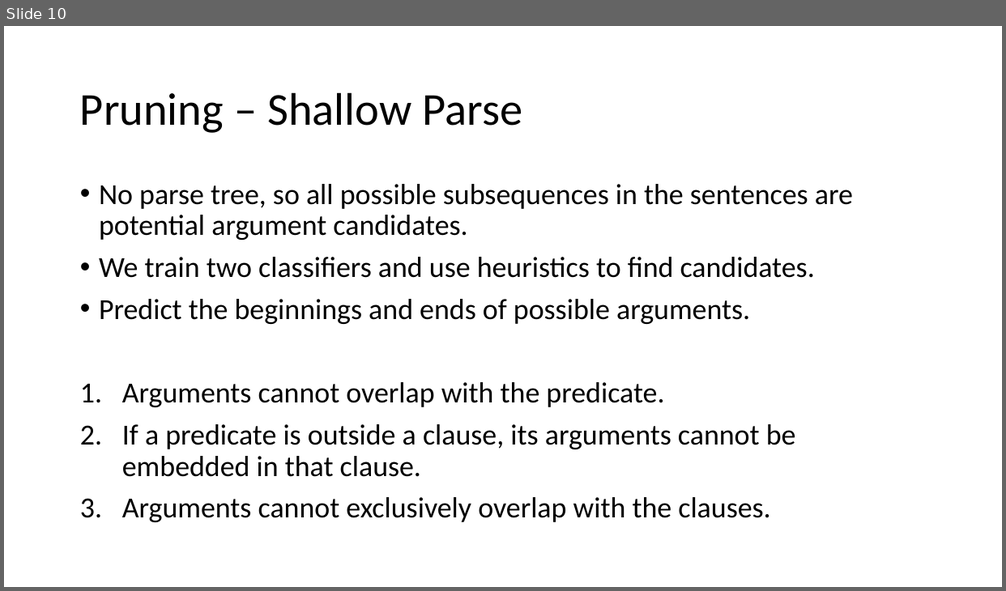
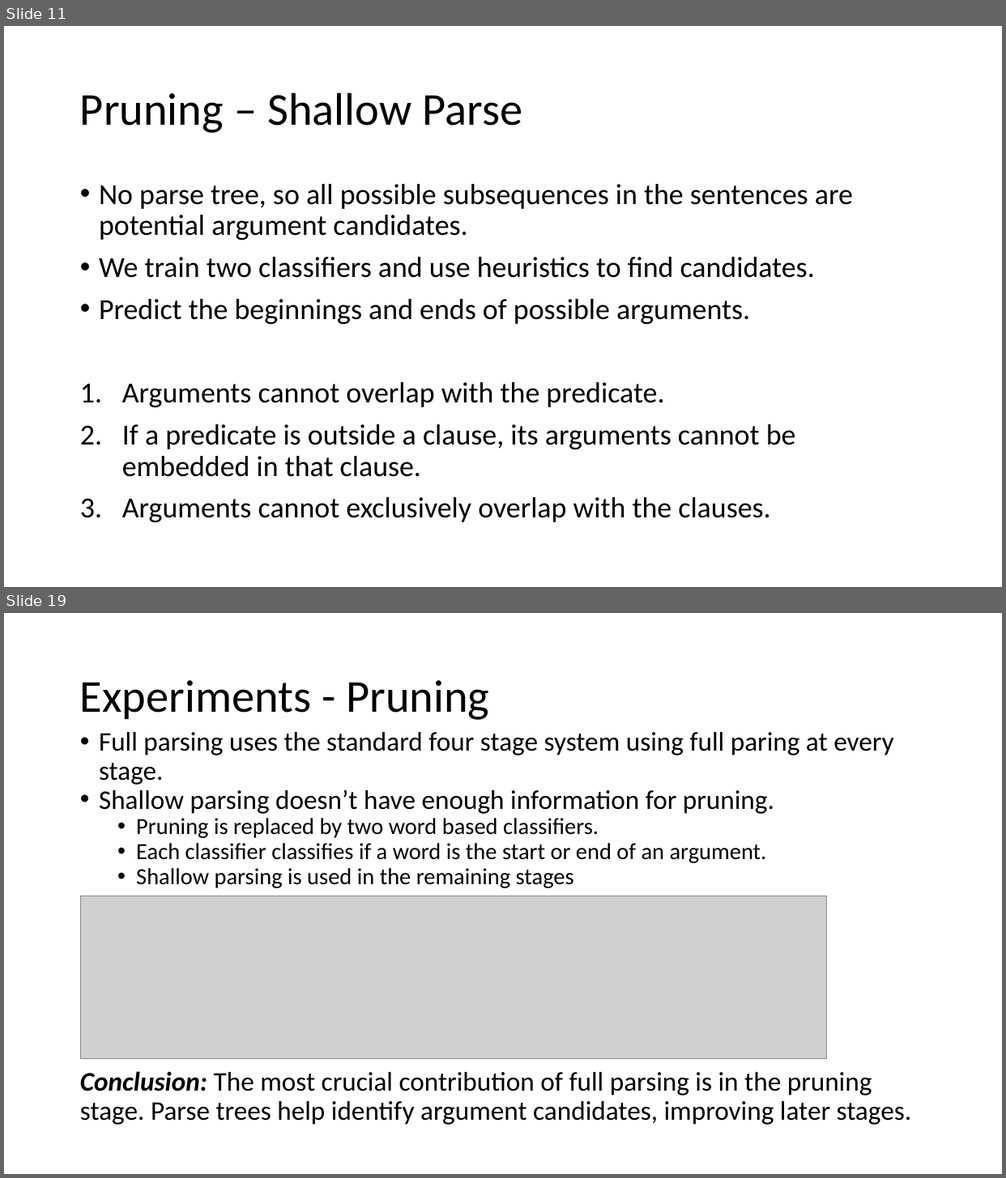
Before and after one commit to jspitkin/spring2017, a slide deck: structured_prediction/importance_of_syntactic_parsing.pptx. Shown one above the other, each under a label of ours: slide 10 before the commit, slides 11 and 19 after it; the slides between them are not shown. The pictures are 1006x591 and 1006x1178 pixels, drawn with LibreOffice and Linux fonts; fonts in the diff are those of the drawing; grey boxes stand for pictures. Boxes give left, top, right and bottom in pixels: in the first picture for what was removed or moved away, otherwise in the second. Text is boxed around its words. In the diff, an @@ line names an element or a change of style, - is before the commit and + after.

```diff
--- a/structured_prediction/importance_of_syntactic_parsing.pptx
+++ b/structured_prediction/importance_of_syntactic_parsing.pptx
@@ slide 19 added at (4,613,1002,1174), background #FFFFFF @@
@@ title added at (80,680,489,720), 44 pt, text #000000 @@
+Experiments - Pruning
@@ text added at (80,732,912,1125), 25.9 pt, text #000000 @@
+• Full parsing uses the standard four stage system using full paring at every stage.
+• Shallow parsing doesn’t have enough information for pruning.
+  • Pruning is replaced by two word based classifiers.
+  • Each classifier classifies if a word is the start or end of an argument.
+  • Shallow parsing is used in the remaining stages
+Conclusion: The most crucial contribution of full parsing is in the pruning stage. Parse trees help identify argument candidates, improving later stages.
@@ picture added at (80,896,827,1059) @@
@@ what was slide 10 is now slide 11 @@
```
Also in this commit, not shown: 6 slides changed, 8 other slides added, 2 slides removed, 13 other files.
